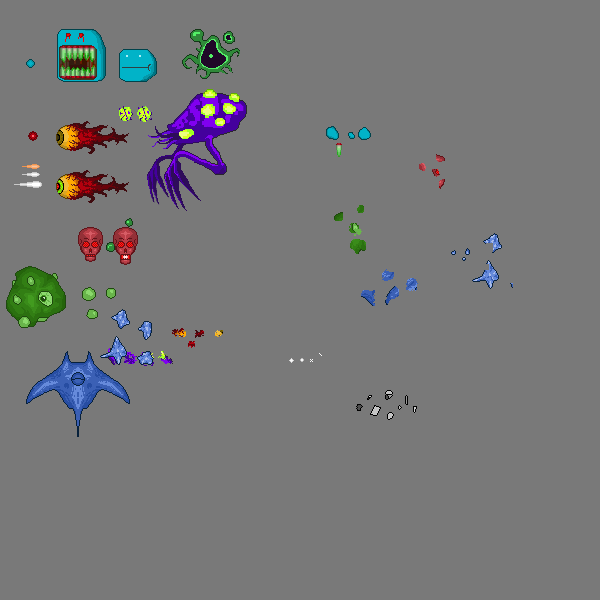
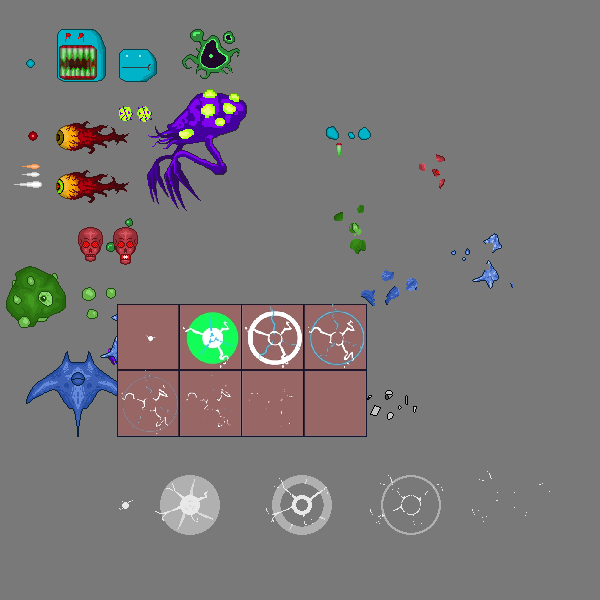
Comparing the layer stacks of the two 600px x 600px images. Changes:
added layer "ref" above "eagle" over [117, 304, 367, 437]
added layer "spawn" above "spawn tint" over [119, 471, 550, 525]
added layer "spawn tint" above "giblets" over [160, 475, 441, 535]
